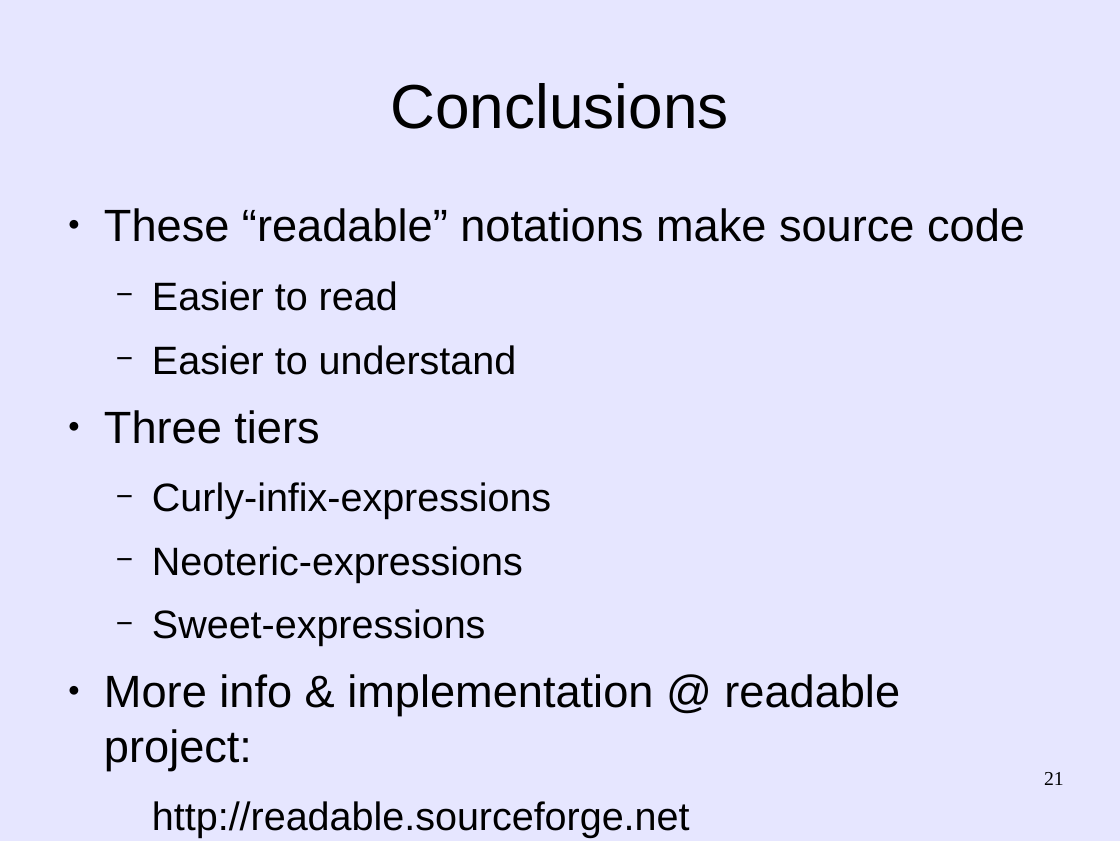
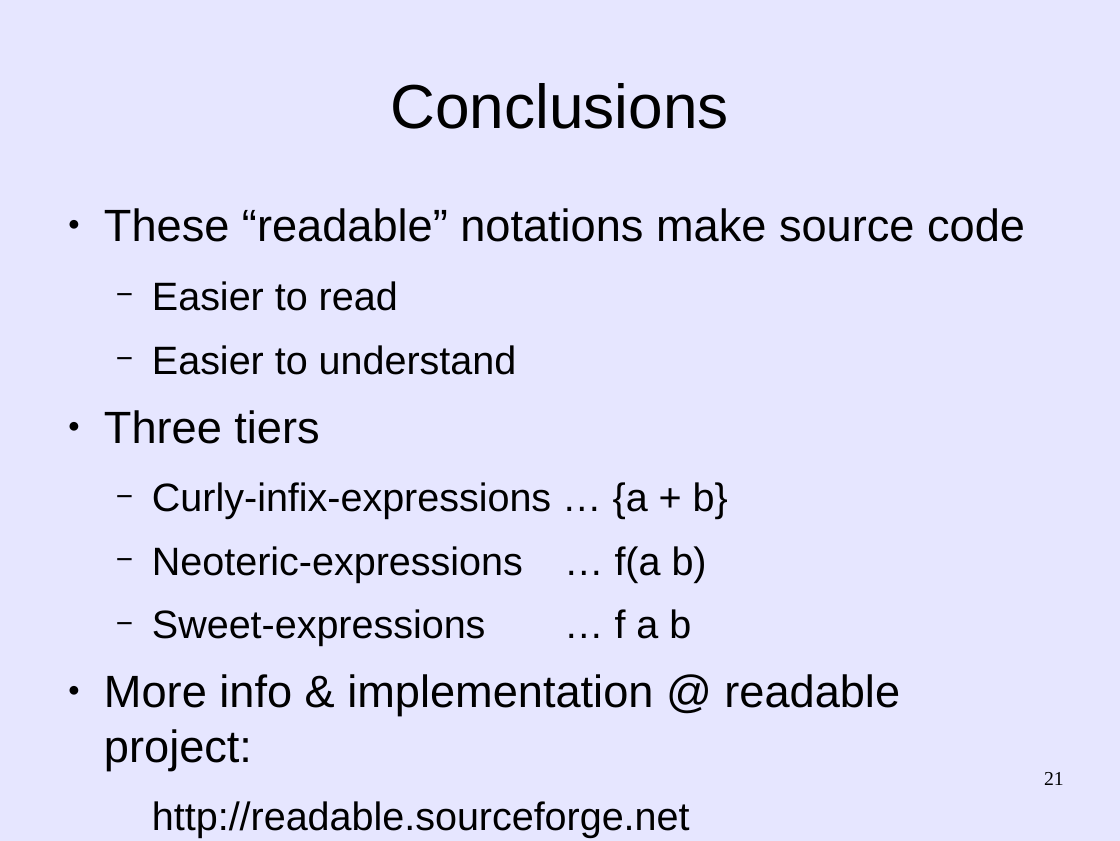
Before and after one commit to martin12333/Readable-Lisp-S-expressions, a slide deck: slide 21 of readable-s-expressions.odp. Drawn at 1120x841 pixels with LibreOffice and Linux fonts; fonts in the diff are those of the drawing. Boxes give left, top, right and bottom in pixels: in the first picture for what was removed or moved away, otherwise in the second. Text is boxed around its words. In the diff, an @@ line names an element or a change of style, - is before the commit and + after.

Commit message:
readable-s-expressions.odp: Tweak conclusions

```diff
--- a/readable-s-expressions.odp
+++ b/readable-s-expressions.odp
@@ text at [152,482,728,646]: text changed @@
-  − Curly-infix-expressions
-  − Neoteric-expressions
-  − Sweet-expressions
+  − Curly-infix-expressions … {a + b}
+  − Neoteric-expressions … f(a b)
+  − Sweet-expressions … f a b
```
Also in this commit, not shown: 1 other slide changed.
